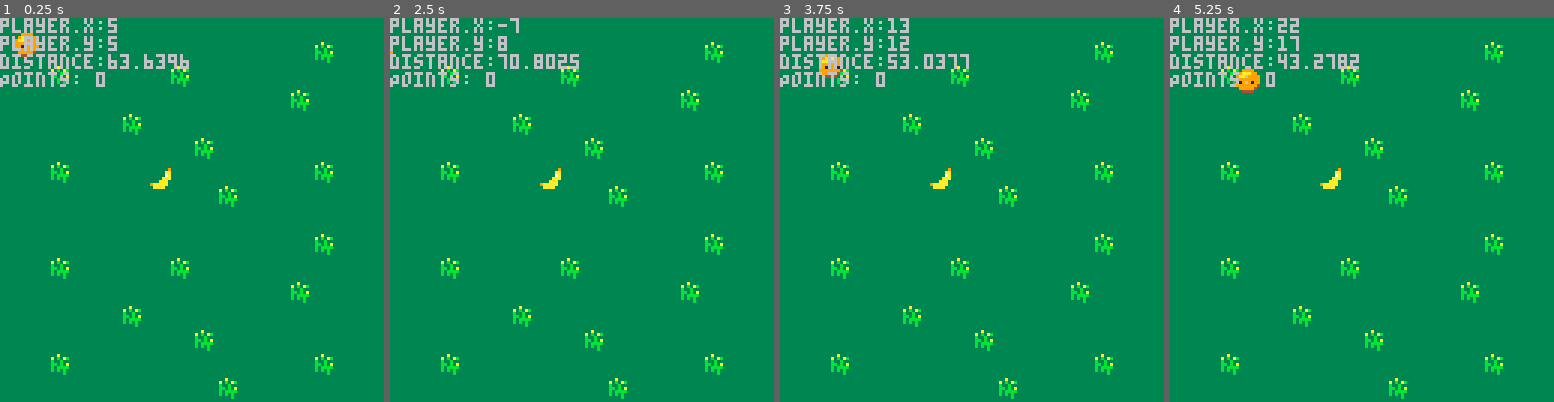
Above: before the commit, frames 1-4 (left to right).
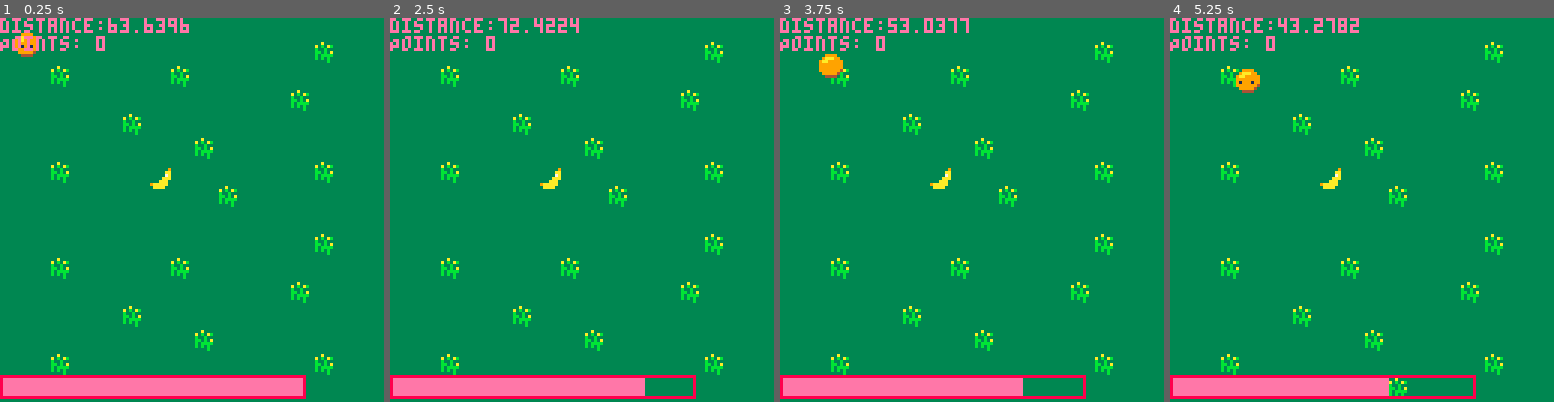
Above: after the commit, the same moments.

Repository: douglashellowell/pico_game
Game: PICO-8 cartridge pinkcirc.p8
Same seed, same stepped clock (60 frames per second), same inputs: the game is played once before the commit and once after it.
Inputs:
- Up to frame 1 (0.25 s): no input
- Up to frame 2 (2.5 s): tap O (Z key) at 0.33, 0.7, 1.43, 2.22 s; hold Left 1.97-2.37 s; hold Down from 2.42 s (still down)
- Up to frame 3 (3.75 s): release Down at 2.82 s; hold Right 2.87-3.53 s; tap O (Z key) at 3.1 s; hold Up from 3.58 s (still down)
- Up to frame 4 (5.25 s): tap O (Z key) at 3.98, 4.87 s; release Up at 4.08 s; hold Right 4.13-4.53 s; hold Down 4.58-5.08 s; hold Left from 5.13 s (still down)

The runs differ from the first frame. In frame 1, 7.9% of the frame differs, in the area x 0-80%, y 0-100%; in frame 2, 7.4%; in frame 3, 7.2%; in frame 4, 7.0%.

Commit message:
add energy and random pickup locations

Diff:
--- a/pinkcirc.p8
+++ b/pinkcirc.p8
@@ -9,6 +9,8 @@
 	player.y = 5
 	player.face = 16
 	player.points = 0
+	player.speed = 1
+	player.energy = 100
 	banana = {}
 	banana.x = 50
 	banana.y = 50
@@ -16,27 +18,42 @@
 
 function _update()
 	if(btn(0)) then
-	player.x=player.x-1
+	player.x=player.x-player.speed
 	player.face = 1
 	end
 
 	if(btn(1)) then
-	player.x=player.x+1
+	player.x=player.x+player.speed
 	player.face = 0
 	end
 
 	if(btn(2)) then
-	player.y=player.y-1
+	player.y=player.y-player.speed
+	player.face = 17
 	end
 
 	if(btn(3)) then
-	player.y=player.y+1
+	player.y=player.y+player.speed
 	player.face = 16
 	end
 
-	if(distance(player, banana) < 1) then
+	if(btn(4) and player.energy > 1) then
+	player.speed = 2
+	player.energy = player.energy - 2
+	else
+	player.speed = 1
+	end
+
+	if(distance(player, banana) < 3) then
 	sfx(1)
 	player.points = player.points + 1
+	banana.x = rnd(110)
+	banana.y = rnd(110)
+	if(player.energy < 70) then
+		player.energy = player.energy + 30
+		else
+		player.energy = 100
+	end
 	end
 end
 
@@ -46,8 +63,10 @@
 	map(0,0,0,64,16,8)
     spr(player.face,player.x,player.y)
     spr(4,banana.x,banana.y)
-	print("player.x:"..player.x)
-	print("player.y:"..player.y)
+	-- print("player.x:"..player.x)
+	-- print("player.y:"..player.y)
+	rect(0, 119, 101, 126, 8)
+	rectfill(1, 120, player.energy, 125, 14)
 	print("distance:"..distance(player,banana))
 	print("Points: "..player.points)
 end
Not shown, changed: reference.md
